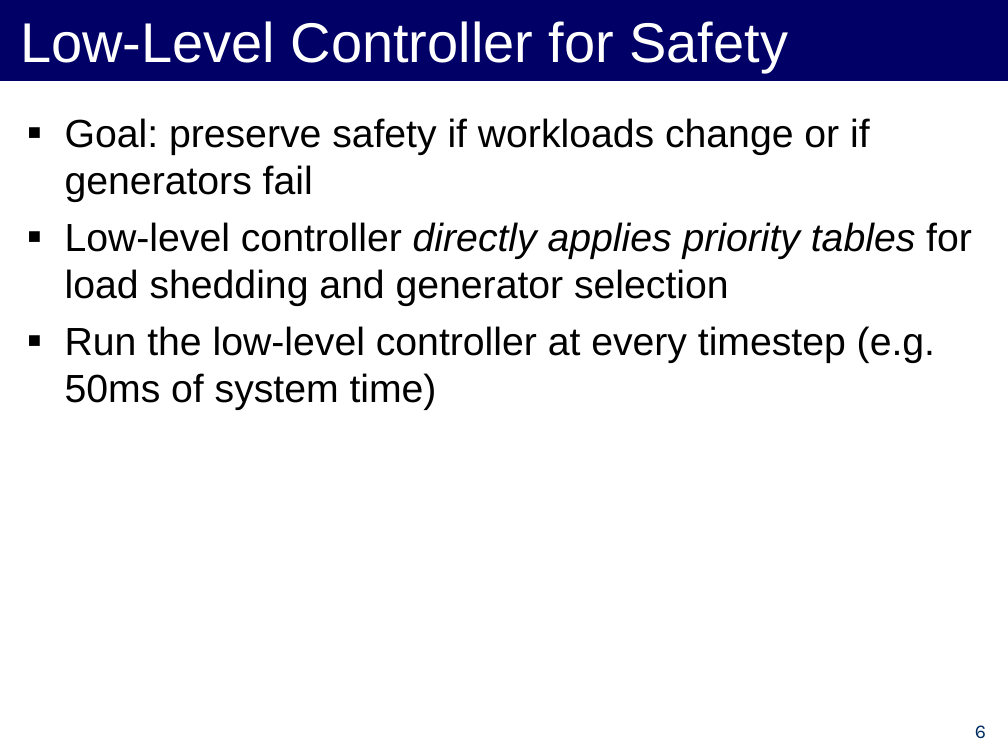
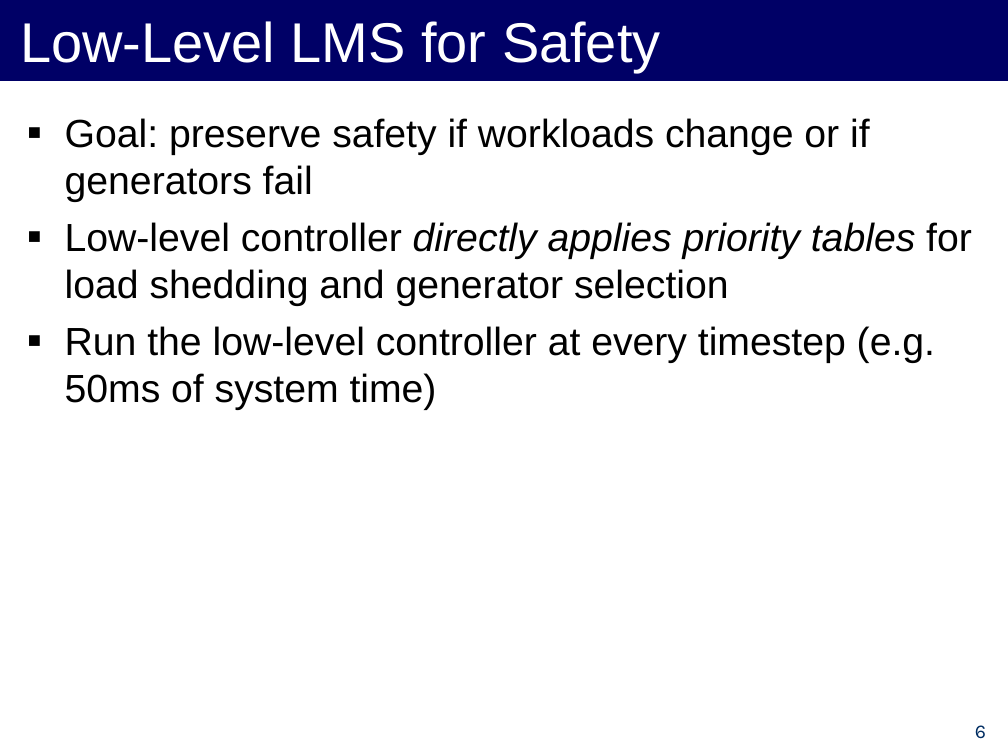
Before and after one commit to forresti/optimal_load_management, a slide deck: slide 6 of project/12-3-12_Presentation.ppt. Drawn at 1008x756 pixels with LibreOffice and Linux fonts; fonts in the diff are those of the drawing. Boxes give left, top, right and bottom in pixels: in the first picture for what was removed or moved away, otherwise in the second. Text is boxed around its words. In the diff, an @@ line names an element or a change of style, - is before the commit and + after.

Commit message:
renaming some stuff... 'high-level controller' -> 'optimal LMS'.

```diff
--- a/project/12-3-12_Presentation.ppt
+++ b/project/12-3-12_Presentation.ppt
@@ title at <box>20,21,661,72</box>: text changed @@
-Low-Level Controller for Safety
+Low-Level LMS for Safety
```
Also in this commit, not shown: 7 other slides changed.
